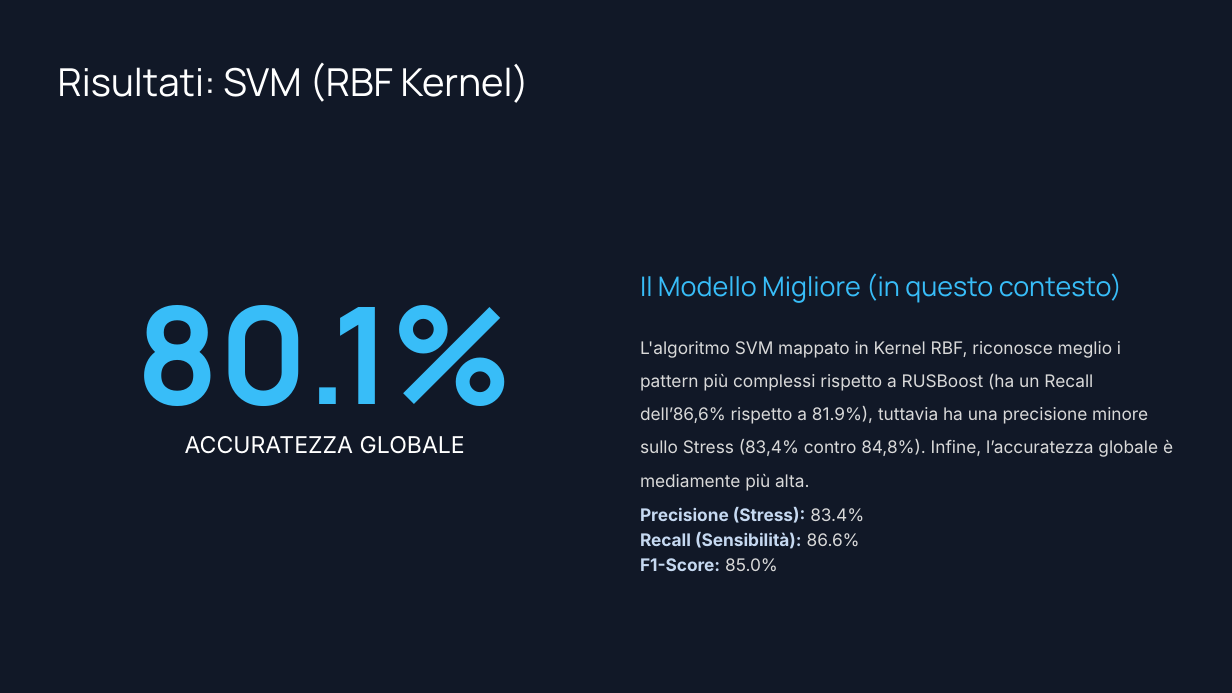
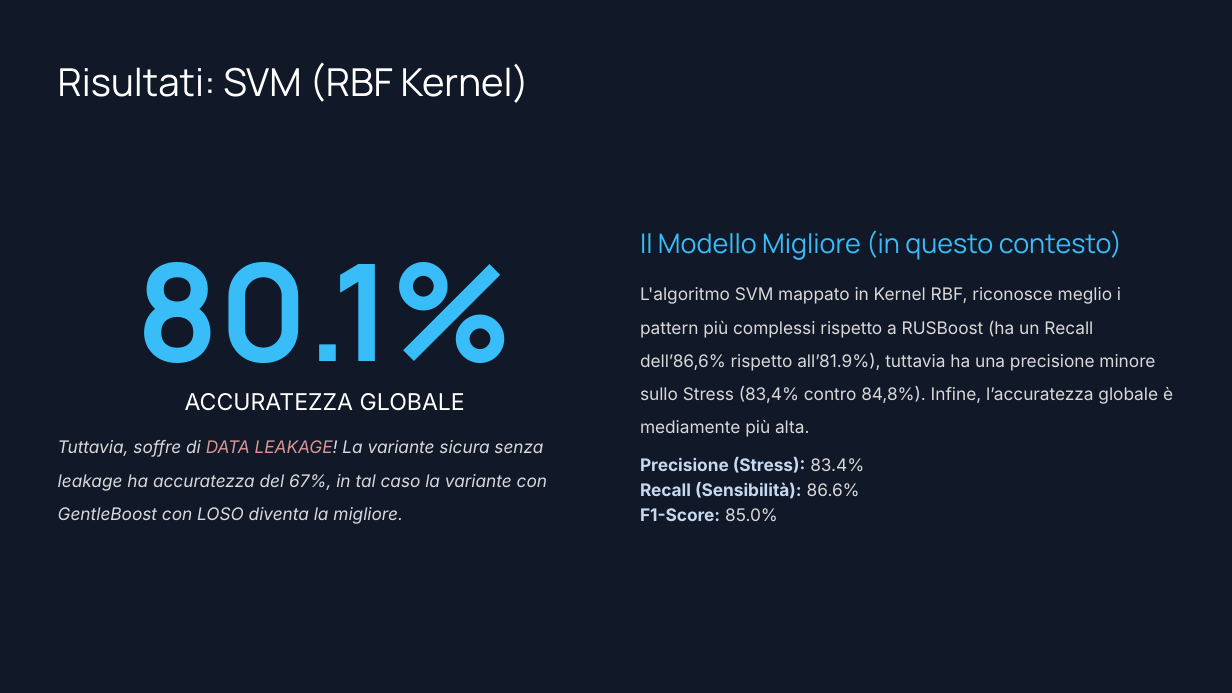
Before and after one commit to GABRYCA/ml-stress-rest, a slide deck: slide 12 of Progetto Interfacce Uomo-Macchina.pptx. Drawn at 1232x693 pixels with LibreOffice and Linux fonts; fonts in the diff are those of the drawing; background and template pictures are left out. Boxes give left, top, right and bottom in pixels: in the first picture for what was removed or moved away, otherwise in the second. Text is boxed around its words. In the diff, an @@ line names an element or a change of style, - is before the commit and + after.

```diff
--- a/Progetto Interfacce Uomo-Macchina.pptx
+++ b/Progetto Interfacce Uomo-Macchina.pptx
@@ text "80.1%": place and size @@
-text "80.1%" at [137, 305, 513, 439]
+text "80.1%" at [137, 262, 513, 396]
@@ text "Il Modello Migliore (in questo ...": place and size @@
-text "Il Modello Migliore (in questo ..." at [640, 273, 1122, 303]
+text "Il Modello Migliore (in questo ..." at [640, 230, 1122, 260]
@@ text at [640, 287, 1173, 437]: text changed @@
-L'algoritmo SVM mappato in Kernel RBF, riconosce meglio i pattern più complessi rispetto a RUSBoost (ha un Recall dell’86,6% rispetto a 81.9%), tuttavia ha una precisione minore sullo Stress (83,4% contro 84,8%). Infine, l’accuratezza globale è mediamente più alta.
+L'algoritmo SVM mappato in Kernel RBF, riconosce meglio i pattern più complessi rispetto a RUSBoost (ha un Recall dell’86,6% rispetto all’81.9%), tuttavia ha una precisione minore sullo Stress (83,4% contro 84,8%). Infine, l’accuratezza globale è mediamente più alta.
@@ text "ACCURATEZZA GLOBALE": place and size @@
-text "ACCURATEZZA GLOBALE" at [185, 436, 465, 454]
+text "ACCURATEZZA GLOBALE" at [185, 393, 465, 411]
@@ text added at [58, 440, 547, 524], 13.5 pt, text #D9D9D9, italic @@
+Tuttavia, soffre di DATA LEAKAGE! La variante sicura senza leakage ha accuratezza del 67%, in tal caso la variante con GentleBoost con LOSO diventa la migliore.
@@ text "Precisione (Stress): 83.4% Recall (Sensibilità): ...": place and size @@
-text "Precisione (Stress): 83.4% Recall (Sensibilità): ..." at [640, 507, 864, 571]
+text "Precisione (Stress): 83.4% Recall (Sensibilità): ..." at [640, 457, 864, 521]
```
Also in this commit, not shown: 11 other slides changed, 1 other file.
